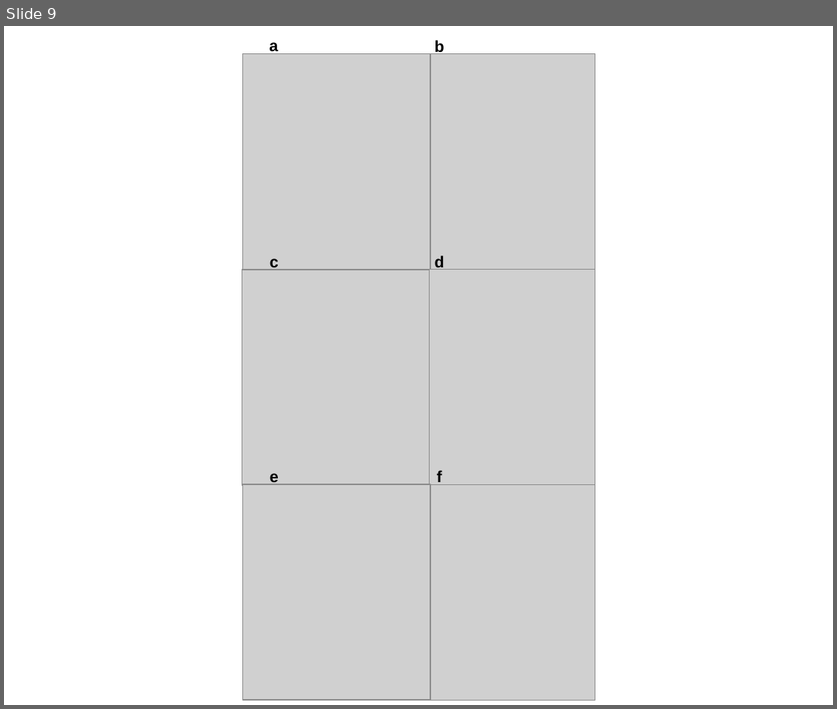
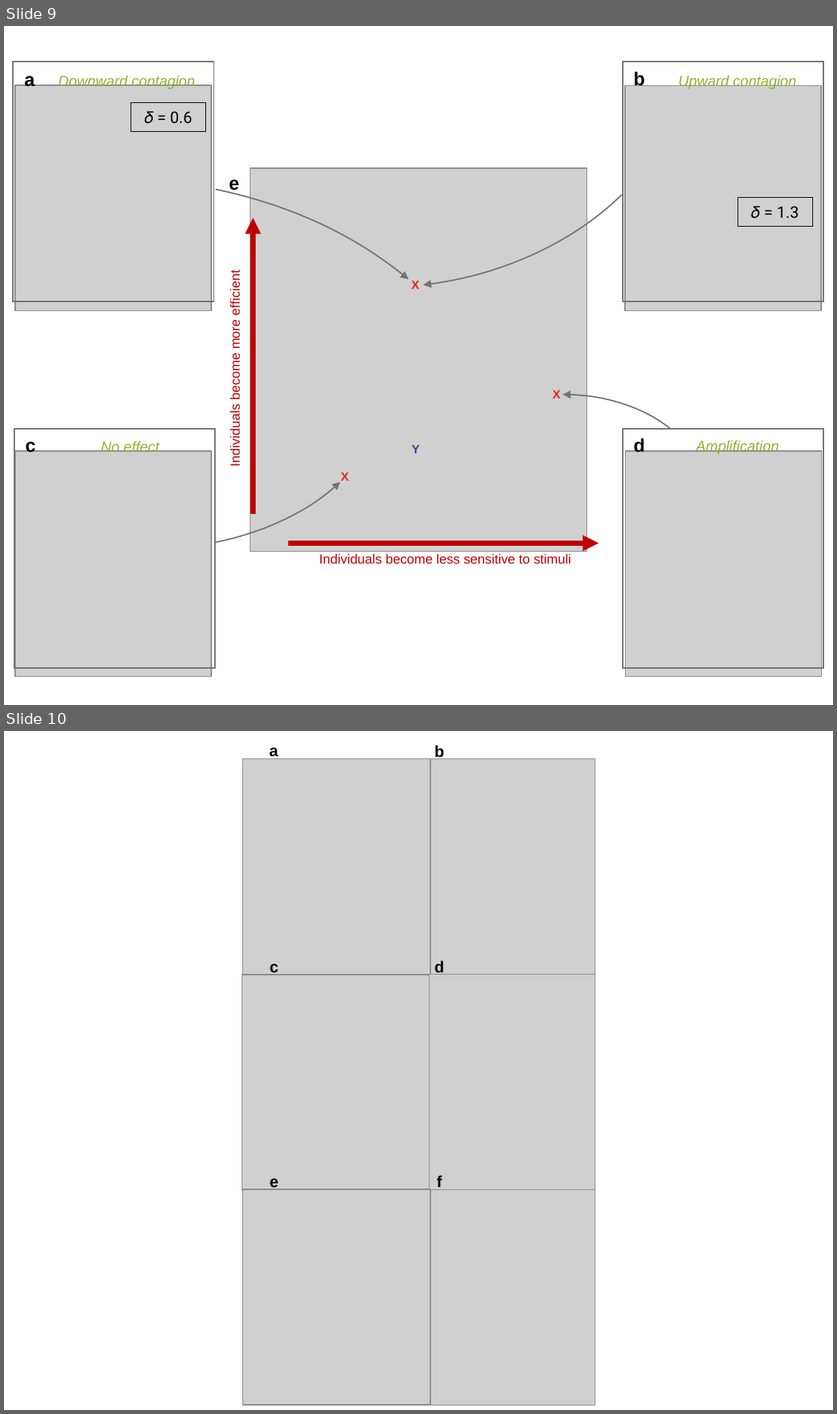
Before and after one commit to marikawakatsu/mixing-model, a slide deck: slides/figures_191206.pptx. Shown one above the other, each under a label of ours: slide 9 before the commit, slides 9 and 10 after it. The pictures are 837x709 and 837x1414 pixels, drawn with LibreOffice and Linux fonts; fonts in the diff are those of the drawing; grey boxes stand for pictures. Boxes give left, top, right and bottom in pixels: in the first picture for what was removed or moved away, otherwise in the second. Text is boxed around its words. In the diff, an @@ line names an element or a change of style, - is before the commit and + after.

```diff
--- a/slides/figures_191206.pptx
+++ b/slides/figures_191206.pptx
@@ slide 9 added at bbox=[4, 26, 833, 705], background #FFFFFF @@
@@ arc (boxed as its full ellipse) added at bbox=[4, 26, 757, 705], outline #767171 1 pt @@
@@ arc (boxed as its full ellipse) added at bbox=[28, 26, 706, 303], outline #767171 1 pt @@
@@ rectangle added at bbox=[13, 62, 213, 301], outline #767171 1 pt @@
@@ rectangle added at bbox=[622, 62, 823, 301], outline #767171 1 pt @@
@@ picture added at bbox=[16, 85, 212, 310] @@
@@ text added at bbox=[25, 71, 35, 87], 14 pt, text #000000, bold @@
+a
@@ text added at bbox=[58, 74, 195, 89], 11 pt, text #8FB132, italic @@
+Downward contagion
@@ picture added at bbox=[625, 85, 821, 310] @@
@@ text added at bbox=[634, 70, 645, 86], 14 pt, text #000000, bold @@
+b
@@ text added at bbox=[678, 75, 797, 89], 11 pt, text #8FB132, italic @@
+Upward contagion
@@ rectangle added at bbox=[131, 102, 206, 131], outline #000000 0.75 pt, 12 pt, text #000000 @@
+𝛿 = 0.6
@@ group added at bbox=[227, 179, 598, 563]: 4 texts, 2 arrows @@
+Individuals become less sensitive to stimuli
+Individuals become more efficient
+Y
+e
@@ picture added at bbox=[250, 169, 587, 551] @@
@@ rectangle added at bbox=[737, 198, 812, 226], outline #000000 0.75 pt, 12 pt, text #000000 @@
+𝛿 = 1.3
@@ arc (boxed as its full ellipse) added at bbox=[4, 238, 394, 564], outline #767171 1 pt @@
@@ text added at bbox=[411, 281, 419, 289], 9 pt, text #E52421, bold @@
+X
@@ arc (boxed as its full ellipse) added at bbox=[388, 381, 717, 632], outline #767171 1 pt @@
@@ text added at bbox=[552, 390, 560, 398], 9 pt, text #E52421, bold @@
+X
@@ rectangle added at bbox=[14, 428, 216, 668], outline #767171 1 pt @@
@@ text added at bbox=[25, 437, 36, 452], 14 pt, text #000000, bold @@
+c
@@ text added at bbox=[101, 440, 159, 452], 11 pt, text #8FB132, italic @@
+No effect
@@ rectangle added at bbox=[622, 428, 823, 668], outline #767171 1 pt @@
@@ text added at bbox=[634, 437, 645, 452], 14 pt, text #000000, bold @@
+d
@@ text added at bbox=[696, 440, 779, 454], 11 pt, text #8FB132, italic @@
+Amplification
@@ picture added at bbox=[16, 451, 212, 676] @@
@@ picture added at bbox=[625, 451, 821, 676] @@
@@ text added at bbox=[341, 472, 349, 480], 9 pt, text #E52421, bold @@
+X
@@ what was slide 9 is now slide 10 @@
```
Also in this commit, not shown: 3 slides changed, 2 other slides added, 17 other files.
